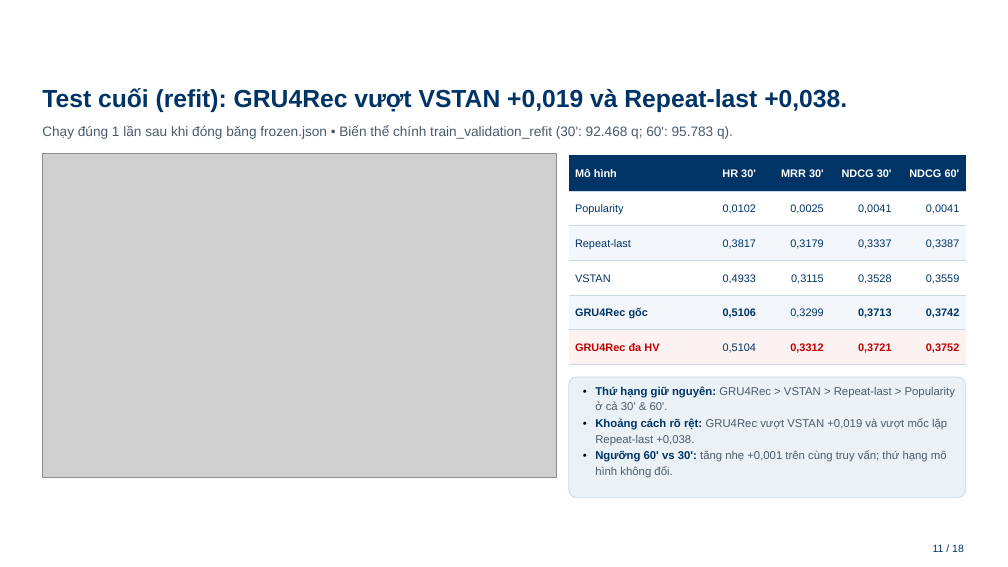
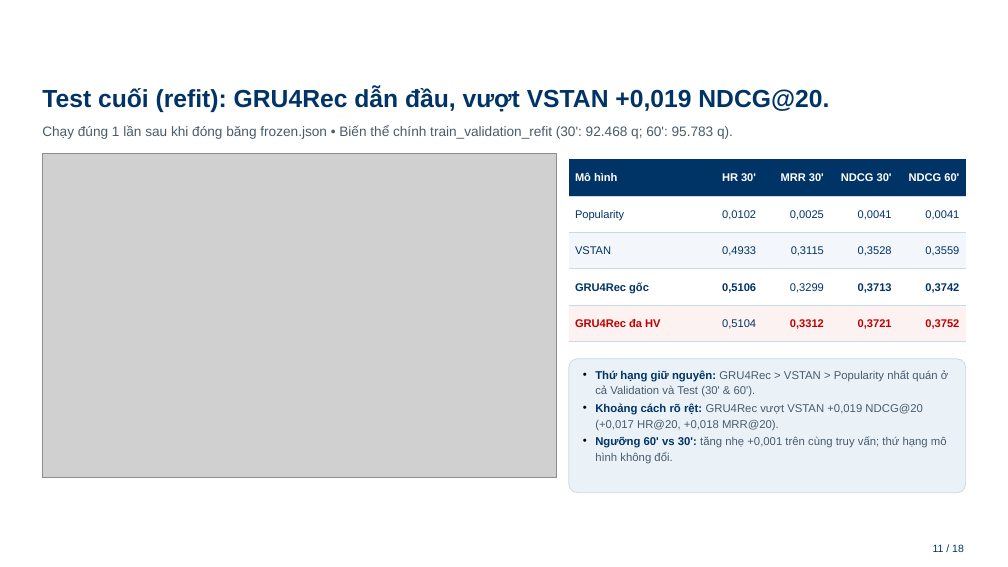
Before and after one commit to Mymark1010/MultiBehavior_Product_Recommendation_System, a slide deck: slide 11 of docs/BAO_CAO_TIEN_DO_PROJECT3_HUST_27_11_v3.pptx. Drawn at 1008x567 pixels with LibreOffice and Linux fonts; fonts in the diff are those of the drawing; grey boxes stand for pictures; background and template pictures are left out. Boxes give left, top, right and bottom in pixels: in the first picture for what was removed or moved away, otherwise in the second. Text is boxed around its words. In the diff, an @@ line names an element or a change of style, - is before the commit and + after.

```diff
--- a/docs/BAO_CAO_TIEN_DO_PROJECT3_HUST_27_11_v3.pptx
+++ b/docs/BAO_CAO_TIEN_DO_PROJECT3_HUST_27_11_v3.pptx
@@ text at [42, 87, 829, 112]: text changed @@
-Test cuối (refit): GRU4Rec vượt VSTAN +0,019 và Repeat-last +0,038.
+Test cuối (refit): GRU4Rec dẫn đầu, vượt VSTAN +0,019 NDCG@20.
@@ table at [569, 159, 966, 342] @@
-row 3: Repeat-last | 0,3817 | 0,3179 | 0,3337 | 0,3387
@@ rounded rectangle: place and size @@
-rounded rectangle at [569, 377, 966, 498]
+rounded rectangle at [569, 359, 966, 493]
@@ text "Thứ hạng giữ nguyên: GRU4Rec ...": place and size @@
-text "Thứ hạng giữ nguyên: GRU4Rec ..." at [595, 386, 955, 478]
+text "Thứ hạng giữ nguyên: GRU4Rec ..." at [595, 370, 948, 464]
@@ text at [595, 370, 948, 431]: text changed @@
-• Thứ hạng giữ nguyên: GRU4Rec > VSTAN > Repeat-last > Popularity ở cả 30' & 60'.
-• Khoảng cách rõ rệt: GRU4Rec vượt VSTAN +0,019 và vượt mốc lặp Repeat-last +0,038.
+• Thứ hạng giữ nguyên: GRU4Rec > VSTAN > Popularity nhất quán ở cả Validation và Test (30' & 60').
+• Khoảng cách rõ rệt: GRU4Rec vượt VSTAN +0,019 NDCG@20 (+0,017 HR@20, +0,018 MRR@20).
@@ text at [595, 436, 947, 464]: line spacing 1.12 to 1.14 @@
```
Also in this commit, not shown: 9 other slides changed, 5 other files.
